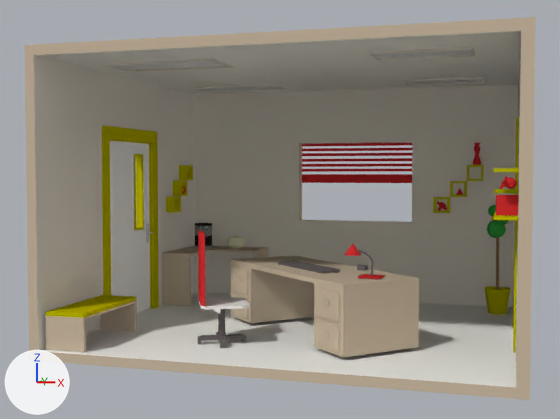
The Blender file 3D_Models/room2.blend as it was, and as the next commit left it.
Camera for both pictures: a 50 mm lens placed at (3.41, -13.31, 2.86), pointed at (-0.54, -0.13, 2.21). Every picture has the same lights, and +X, +Y and +Z are marked at lower left.
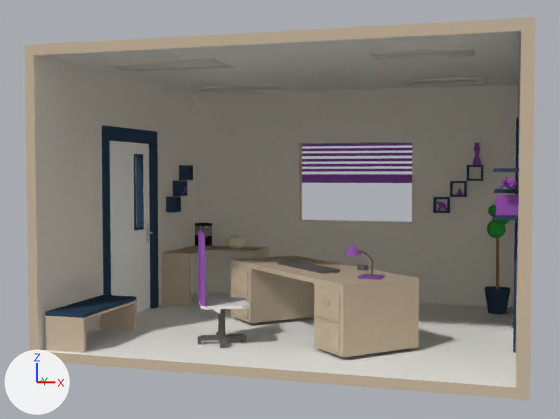
Commit message: 3d rooms colors

Where the change shows, as pixel boxes (x1, y1, x2, y2) in the pictures (560 x 419 px):
'Cube', recoloured
    both: (42, 115, 522, 356)

Edits to the bpy script that builds the scene:
```text
Change mat_ywllow:
    mat_ywllow.base_color: (0.546, 0.503, 0.0) -> (0.0343, 0.0666, 0.112)  # yellow #c3bc00 -> dark blue #34495e
Change mat_red:
    mat_red.base_color: (0.694, 0.0284, 0.0319) -> (0.328, 0.0999, 0.468)  # red #d92f32 -> purple #9b59b6
Change mat_15___default_001:
    mat_15___default_001.base_color: (0.694, 0.0284, 0.0319) -> (0.328, 0.0999, 0.468)  # red #d92f32 -> purple #9b59b6
```
